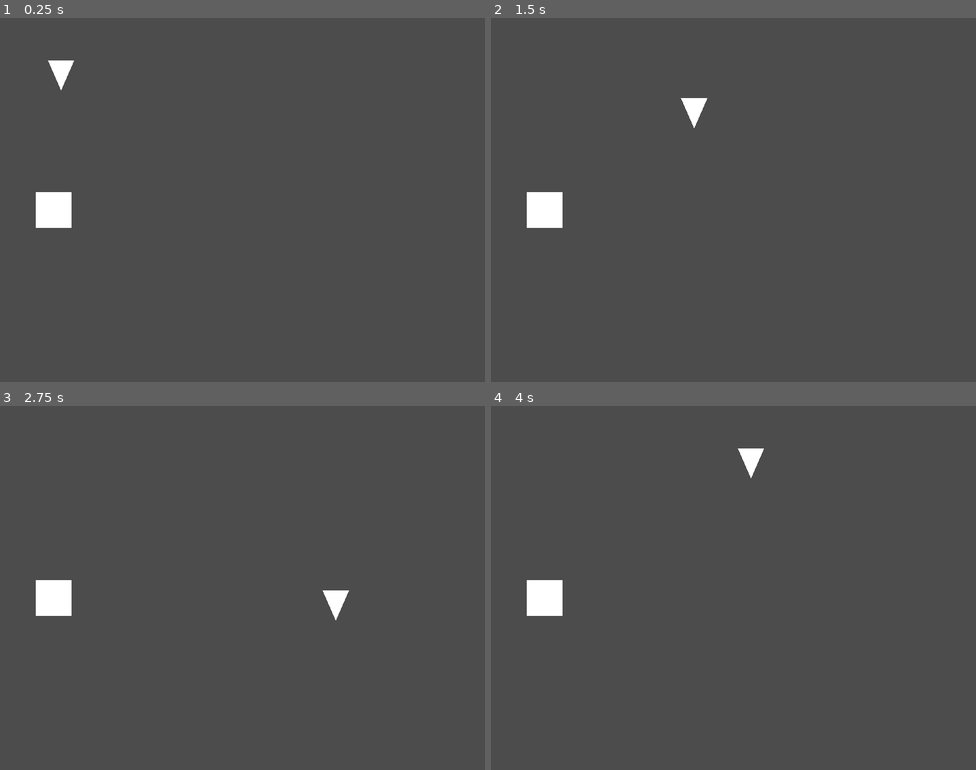
Above: before the commit, frames 1-4 (two rows, left to right).
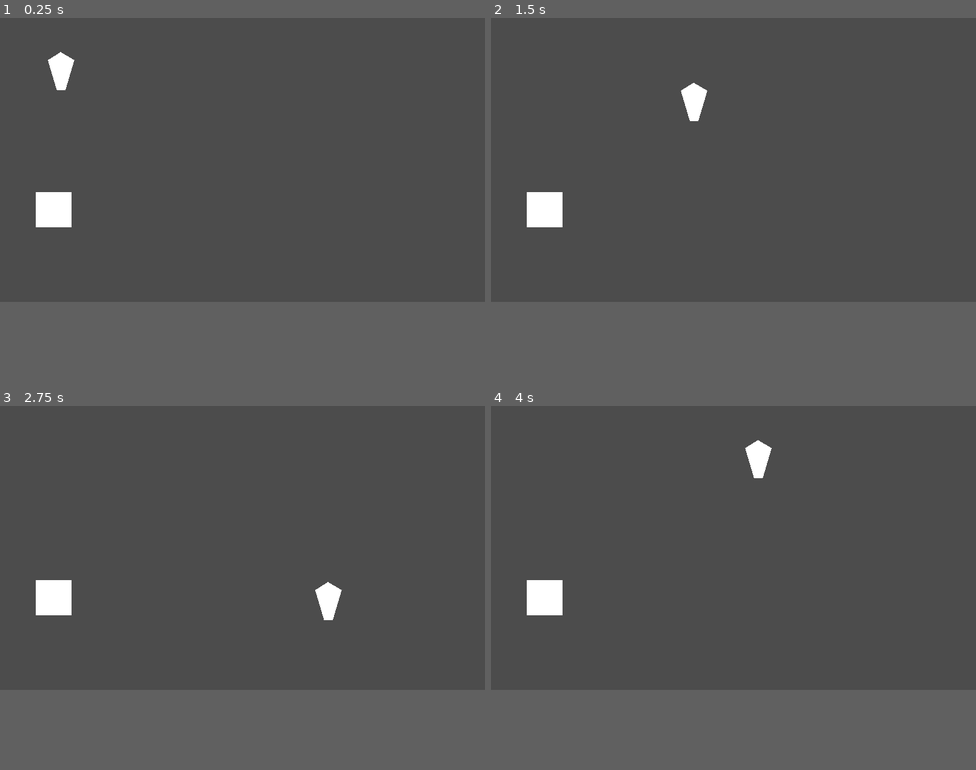
Above: after the commit, the same moments.

Repository: okay-cam/raising_kids
Game: Godot game, scene res://src/Level.tscn
The game is run twice, just before and just after one commit, with the same random seed, the same clock (stepped at 60 frames per second) and the same inputs.
Inputs (mouse positions are in pixels of both pictures, inside the frame that each line leads up to):
- Up to frame 1 (0.25 s): no input
- Up to frame 2 (1.5 s): tap Enter at 0.5 s; move the mouse to (840, 181) at 0.52 s; press the mouse at (840, 181) at 0.53 s; hold D (right) 0.53-1.28 s; tap E (pickup) at 0.8, 1.35 s; move the mouse to (636, 218) at 1.27 s; release the mouse at (636, 218) at 1.28 s; hold S (down) from 1.28 s (still down)
- Up to frame 3 (2.75 s): click (145, 606) at 1.55 s; move the mouse to (291, 507) at 2.02 s; release S (down) at 2.03 s; press the mouse at (291, 507) at 2.03 s; hold D (right) from 2.03 s (still down); tap E (pickup) at 2.3 s
- Up to frame 4 (4 s): move the mouse to (709, 660) at 2.77 s; release D (right) at 2.78 s; release the mouse at (709, 660) at 2.78 s; hold W (up) 2.78-3.53 s; tap E (pickup) at 2.85, 3.8 s; click (709, 660) at 3.05 s; move the mouse to (879, 642) at 3.52 s; press the mouse at (879, 642) at 3.53 s; hold A (left) from 3.53 s (still down)
In our replay, the window is 800x600 before the commit and 800x468 after it. These sizes can differ from the game's own. Grey fills any space a smaller window leaves; there, only what the larger window draws over its background counts as a difference.

The runs differ from the first frame. In frame 1, 0.1% of the frame differs, in the area x 7-16%, y 9-58%; in frame 2, 0.2%; in frame 3, 0.3%, in the area x 7-72%, y 48-59%; in frame 4, 0.3%.

Commit message:
adding shooting
will add pickup soon

Diff:
--- a/project.godot
+++ b/project.godot
@@ -19,7 +19,6 @@
 
 [display]
 
-window/size/height=768
 window/size/resizable=false
 window/stretch/mode="2d"
 window/stretch/aspect="keep"
--- /dev/null
+++ b/src/Bullet.gd
@@ -0,0 +1,17 @@
+extends KinematicBody2D
+
+const INIT_SPEED := 250
+const DECELERATE_LERP := 0.2
+
+var velocity := Vector2.ZERO
+
+
+func init(init_pos, init_ang):
+	position = init_pos
+
+	velocity = Vector2.RIGHT.rotated(init_ang) * INIT_SPEED
+
+
+func _physics_process(delta):
+
+	velocity = move_and_slide(velocity)
--- /dev/null
+++ b/src/Bullet.tscn
@@ -0,0 +1,22 @@
+[gd_scene load_steps=5 format=2]
+
+[ext_resource path="res://assets/placeholder/food_icon.png" type="Texture" id=1]
+[ext_resource path="res://assets/placeholder/nothing.png" type="Texture" id=2]
+[ext_resource path="res://src/Bullet.gd" type="Script" id=3]
+
+[sub_resource type="SpriteFrames" id=1]
+animations = [ {
+"frames": [ ExtResource( 2 ), ExtResource( 1 ) ],
+"loop": true,
+"name": "Items",
+"speed": 5.0
+} ]
+
+[node name="Bullet" type="KinematicBody2D"]
+script = ExtResource( 3 )
+
+[node name="CollisionShape2D" type="CollisionShape2D" parent="."]
+
+[node name="AnimatedSprite" type="AnimatedSprite" parent="."]
+frames = SubResource( 1 )
+animation = "Items"
--- a/src/ItemBox.gd
+++ b/src/ItemBox.gd
@@ -3,13 +3,13 @@
 
 
 
-export var item_type := 0
+export var item := 0
 
 
 
 # Called when the node enters the scene tree for the first time.
 func _ready():
-	pass # Replace with function body.
+	$Sprite.frame = item
 
 
 # Called every frame. 'delta' is the elapsed time since the previous frame.
--- a/src/ItemBox.tscn
+++ b/src/ItemBox.tscn
@@ -13,7 +13,7 @@
 "speed": 0.0
 } ]
 
-[node name="ItemBox" type="StaticBody2D"]
+[node name="ItemBox" type="StaticBody2D" groups=["ItemBox"]]
 script = ExtResource( 1 )
 
 [node name="Polygon2D" type="Polygon2D" parent="."]
@@ -25,3 +25,5 @@
 [node name="Sprite" type="AnimatedSprite" parent="."]
 frames = SubResource( 2 )
 animation = "items"
+
+[connection signal="frame_changed" from="Sprite" to="." method="_on_Sprite_frame_changed"]
--- a/src/Player.gd
+++ b/src/Player.gd
@@ -1,30 +1,87 @@
 extends KinematicBody2D
 
+const SPEED := 400
+var velocity := Vector2.ZERO
 
-const SPEED := 400
+# stores the current held item
+var item_held := 0
+# stores what item can be picked up currently
+var item_in_range := 0
 
-var velocity := Vector2.ZERO
+# initial velocity added to player on shoot
+const BULLET_KNOCKBACK = 200
+# velocity added onto current movement velocity
+var knockback_velocity := Vector2.ZERO
+const KNOCKBACK_DECEL_LERP := 0.2
+export var BulletResource : Resource
+
 
 func _physics_process(delta):
 
+	var input = get_input_vector()
+
+	# smooth movement
+	velocity = velocity.linear_interpolate(input * SPEED, 0.3)
+
+	# apply movement
+	velocity = move_and_slide(velocity + knockback_velocity)
+
+	# HOLD ITEM
+	if Input.is_action_just_pressed("pickup") and item_in_range != 0:
+		hold_item(item_in_range)
+
+	# SHOOT ITEM
+	if Input.is_action_just_pressed("click") and item_held != 0:
+		shoot()
+
+	# REDUCE KNOCKBACK
+	knockback_velocity = knockback_velocity.linear_interpolate(Vector2.ZERO, KNOCKBACK_DECEL_LERP)
+
+
+
+func get_input_vector():
 	var input : Vector2
 	input.x = Input.get_axis("left", "right")
 	input.y = Input.get_axis("up", "down")
 	input = input.normalized()
+	return input
 
-	velocity = input * SPEED
+func hold_item(item_to_hold):
+	item_held = item_to_hold
 
-	velocity = move_and_slide(velocity)
+	$HoldIcon.show()
+	$HoldIcon.frame = item_held
 
-	if Input.is_action_pressed("click"):
-		shoot()
+
+func remove_item():
+	item_held = 0
+	$HoldIcon.hide()
 
 
 func shoot():
-	pass
 
-#	$ShootCooldown.start()
-#
-#	var bullet = BulletScene.instance()
-#	bullet.init(position, get_local_mouse_position().angle())
-#	get_parent().add_child(bullet)
+	var mouse_angle := get_local_mouse_position().angle()
+
+	# add bullet
+	var bullet = BulletResource.instance()
+	bullet.init(position, mouse_angle)
+	get_parent().add_child(bullet)
+
+	# knockback player in opposite direction as shot
+	knockback_velocity = Vector2.RIGHT.rotated(mouse_angle + PI) * BULLET_KNOCKBACK
+
+	# remove item from held
+	remove_item()
+
+
+
+
+# system works if only one pickup is in range at one time
+
+func _on_PickupArea_body_entered(body):
+	if body.is_in_group("ItemBox"):
+		item_in_range = body.item
+
+func _on_PickupArea_body_exited(body):
+	if body.is_in_group("ItemBox"):
+		item_in_range = 0
--- a/src/Player.tscn
+++ b/src/Player.tscn
@@ -1,29 +1,50 @@
-[gd_scene load_steps=4 format=2]
+[gd_scene load_steps=9 format=2]
 
 [ext_resource path="res://src/Player.gd" type="Script" id=1]
+[ext_resource path="res://assets/placeholder/food_icon.png" type="Texture" id=2]
+[ext_resource path="res://assets/placeholder/water_icon.png" type="Texture" id=3]
+[ext_resource path="res://assets/placeholder/nothing.png" type="Texture" id=4]
+[ext_resource path="res://src/Bullet.tscn" type="PackedScene" id=5]
 
 [sub_resource type="CircleShape2D" id=1]
 
 [sub_resource type="CircleShape2D" id=2]
-radius = 50.4381
+radius = 67.0
 
-[node name="Player" type="KinematicBody2D"]
-collision_mask = 0
+[sub_resource type="SpriteFrames" id=3]
+animations = [ {
+"frames": [ ExtResource( 4 ), ExtResource( 3 ), ExtResource( 2 ) ],
+"loop": false,
+"name": "Items",
+"speed": 0.0
+} ]
+
+[node name="Player" type="KinematicBody2D" groups=["Reset"]]
+collision_mask = 2
 script = ExtResource( 1 )
+BulletResource = ExtResource( 5 )
 
 [node name="PlayerPolygon" type="Polygon2D" parent="."]
-polygon = PoolVector2Array( -28, -64, 28, -64, 0, 0 )
+polygon = PoolVector2Array( -28, -64, -1, -81, 28, -64, 9, 0, -9, 0 )
 
 [node name="MovementCollision" type="CollisionShape2D" parent="."]
-position = Vector2( 0, -8 )
+position = Vector2( 0, -9 )
 shape = SubResource( 1 )
 
 [node name="PickupArea" type="Area2D" parent="."]
 collision_layer = 0
-collision_mask = 0
+collision_mask = 4
 
 [node name="PickupCollision" type="CollisionShape2D" parent="PickupArea"]
-position = Vector2( 0, -13 )
+position = Vector2( 0, -9 )
 shape = SubResource( 2 )
 
-[node name="Icon" type="Sprite" parent="."]
+[node name="HoldIcon" type="AnimatedSprite" parent="."]
+visible = false
+position = Vector2( 0, -104 )
+scale = Vector2( 0.5, 0.5 )
+frames = SubResource( 3 )
+animation = "Items"
+
+[connection signal="body_entered" from="PickupArea" to="." method="_on_PickupArea_body_entered"]
+[connection signal="body_exited" from="PickupArea" to="." method="_on_PickupArea_body_exited"]
Renamed: assets/food_icon.png -> assets/placeholder/food_icon.png
Not shown, changed: assets/placeholder/food_icon.png.import
Binary file added: assets/placeholder/nothing.png
Not shown, changed: assets/placeholder/nothing.png.import
Renamed: assets/water_icon.png -> assets/placeholder/water_icon.png
Not shown, added: assets/placeholder/water_icon.png.import
